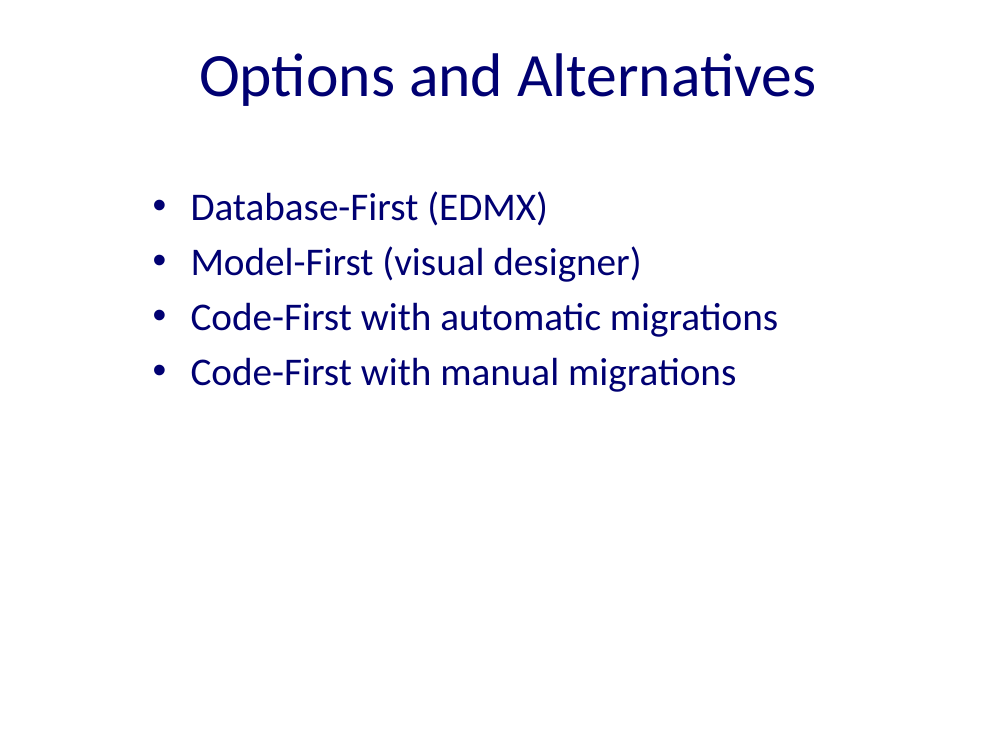
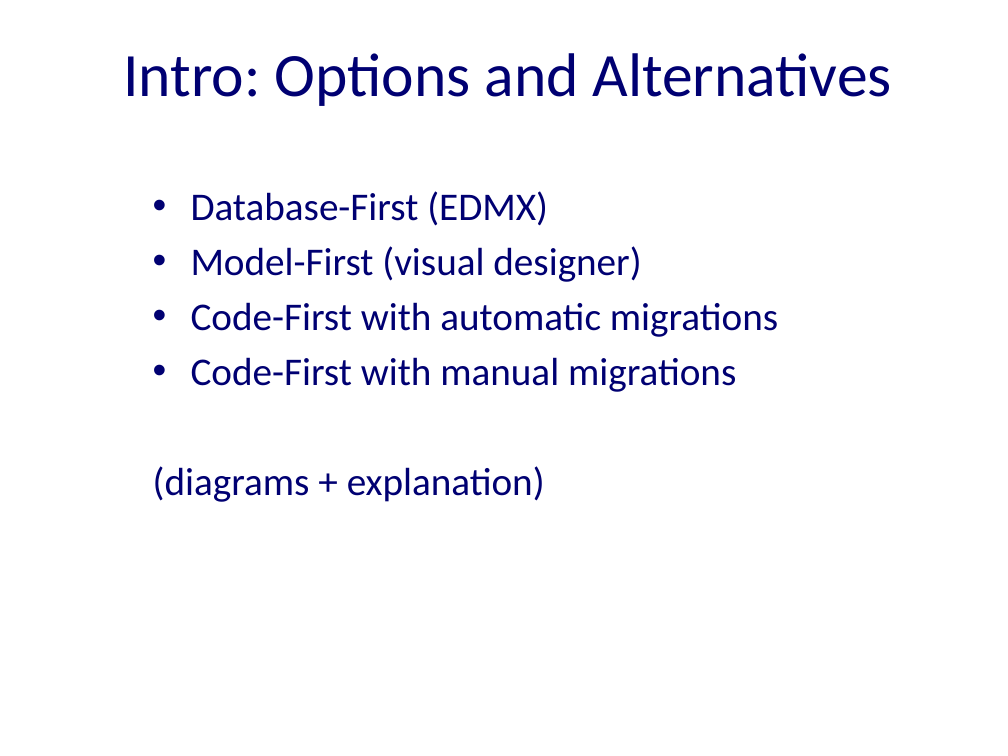
Before and after one commit to excellalabs/ExcellaLean, a slide deck: slide 3 of _presentations/CodeFirstMigrations.pptx. Drawn at 1008x756 pixels with LibreOffice and Linux fonts; fonts in the diff are those of the drawing; background and template pictures are left out. Boxes give left, top, right and bottom in pixels: in the first picture for what was removed or moved away, otherwise in the second. Text is boxed around its words. In the diff, an @@ line names an element or a change of style, - is before the commit and + after.

```diff
--- a/_presentations/CodeFirstMigrations.pptx
+++ b/_presentations/CodeFirstMigrations.pptx
@@ title at bbox=[123, 53, 892, 106]: text changed @@
-Options and Alternatives
+Intro: Options and Alternatives
@@ text at bbox=[153, 466, 545, 502]: paragraph added @@
+(diagrams + explanation)
```
Also in this commit, not shown: 12 slides added, 2 slides removed.
